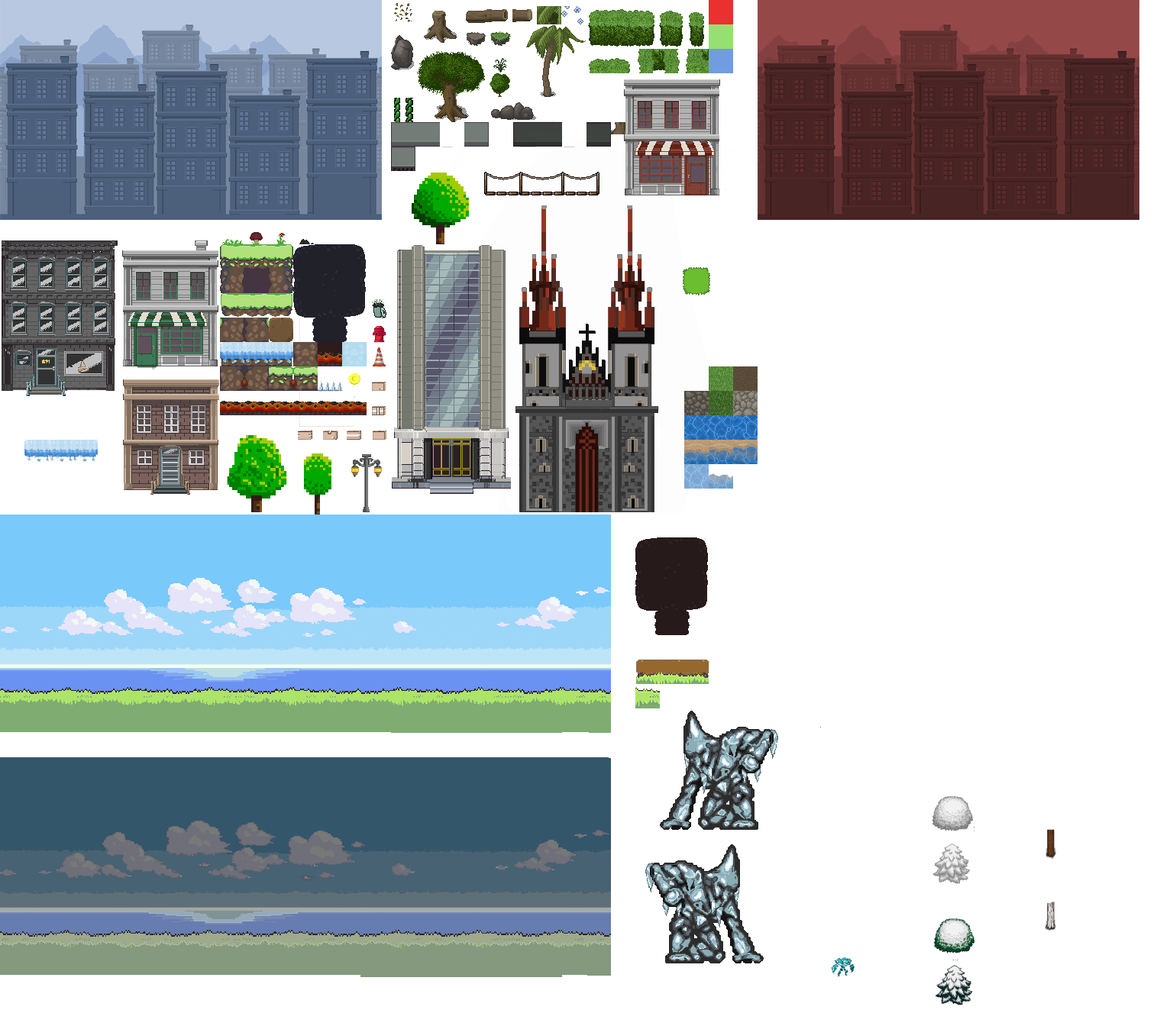
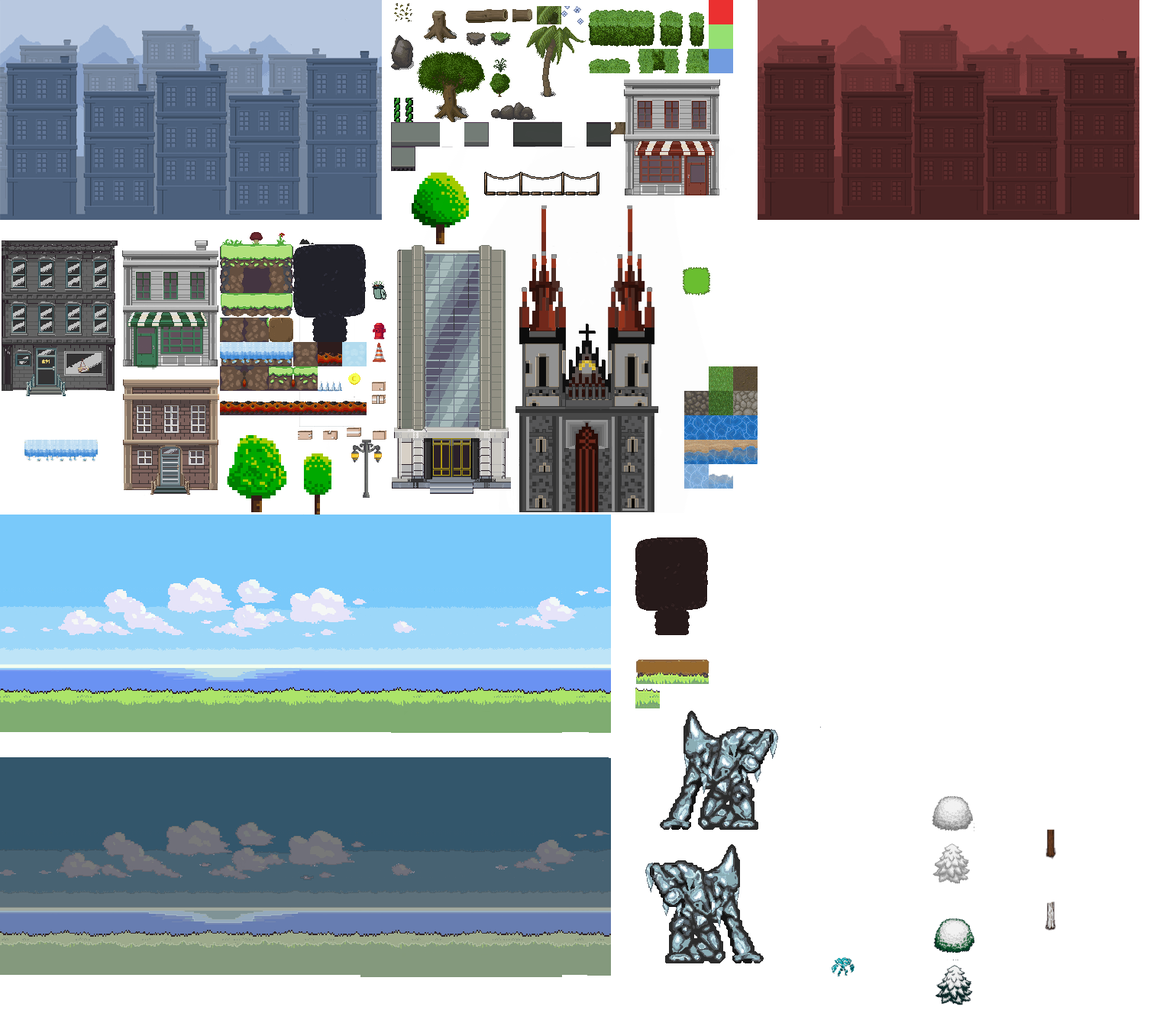
The second 1173x1026 image is a revision of the first. Changes to its layers:
painted on "From selection" (4th of 12) over [351, 439, 382, 514]
painted on "Causa" over [371, 280, 388, 319]
painted on "From selection" (5th of 12) over [346, 427, 362, 440]
painted on "From selection" (6th of 12) over [371, 394, 386, 416]
painted on "From selection" (11th of 12) over [371, 342, 420, 490]
painted on "From selection" (12th of 12) over [372, 322, 387, 343]
